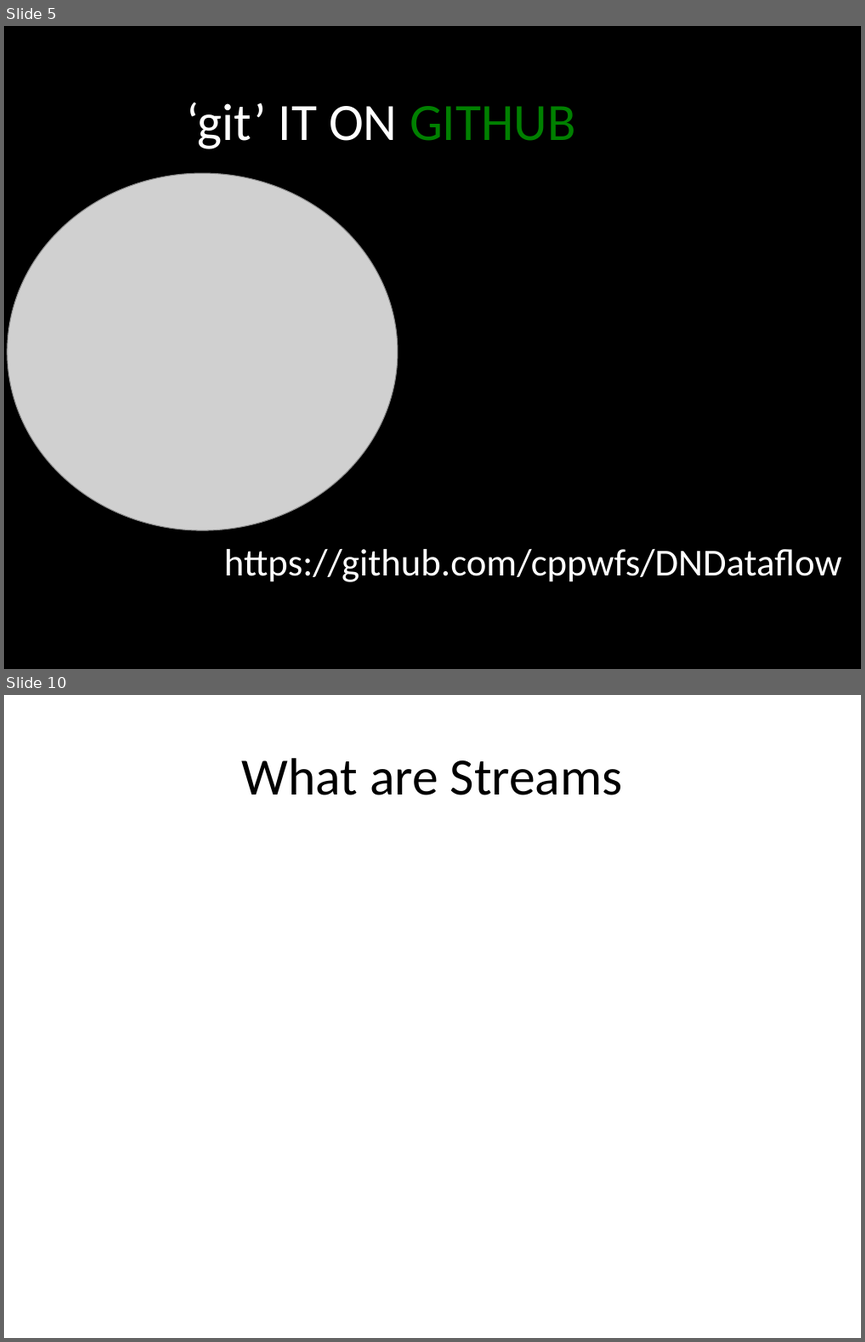
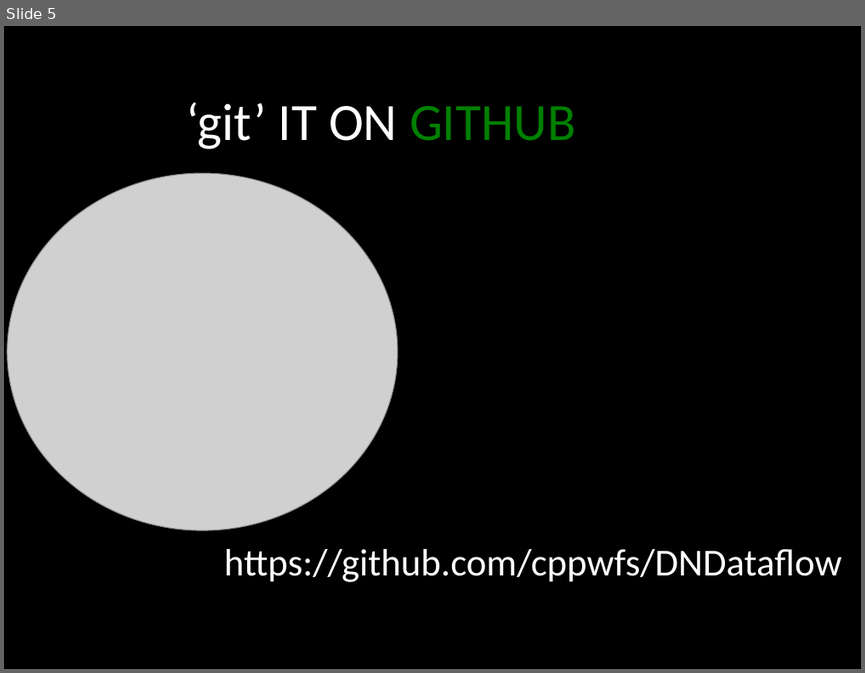
Before and after one commit to cppwfs/DNDataflow, a slide deck: presentations/DNdataflowIntro.pptx. Shown one above the other, each under a label of ours: slides 5 and 10 before the commit, slide 5 after it; the slides between them are not shown. The pictures are 865x1342 and 865x673 pixels, drawn with LibreOffice and Linux fonts; fonts in the diff are those of the drawing; grey boxes stand for pictures. Boxes give left, top, right and bottom in pixels: in the first picture for what was removed or moved away, otherwise in the second. Text is boxed around its words. In the diff, an @@ line names an element or a change of style, - is before the commit and + after.

```diff
--- a/presentations/DNdataflowIntro.pptx
+++ b/presentations/DNdataflowIntro.pptx
@@ slide 10 removed at (x1=4, y1=695, x2=861, y2=1338), background #FFFFFF @@
@@ title removed at (x1=242, y1=758, x2=623, y2=795) @@
-What are Streams
```
Also in this commit, not shown: 4 slides changed, 2 slides added, 1 other slide removed.
